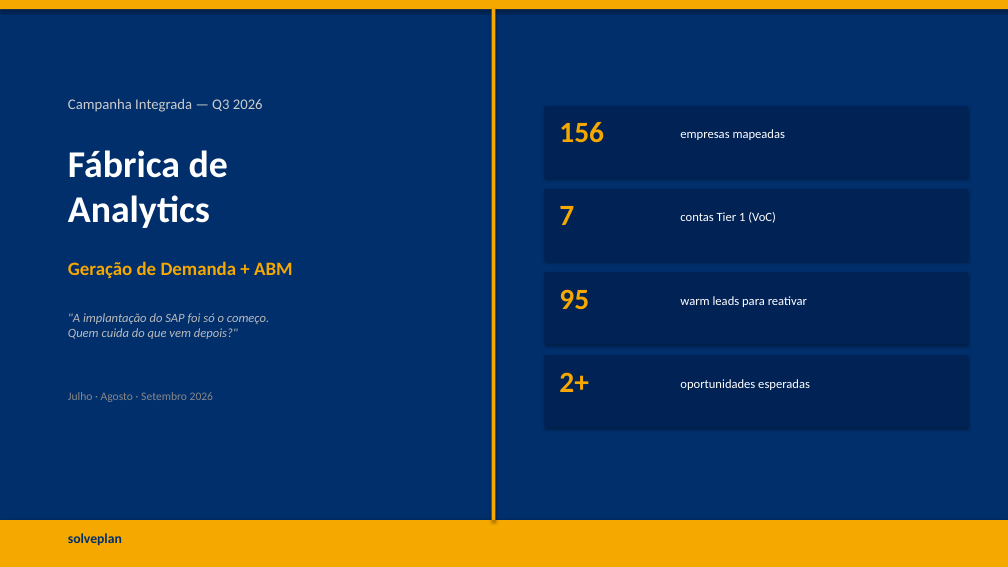
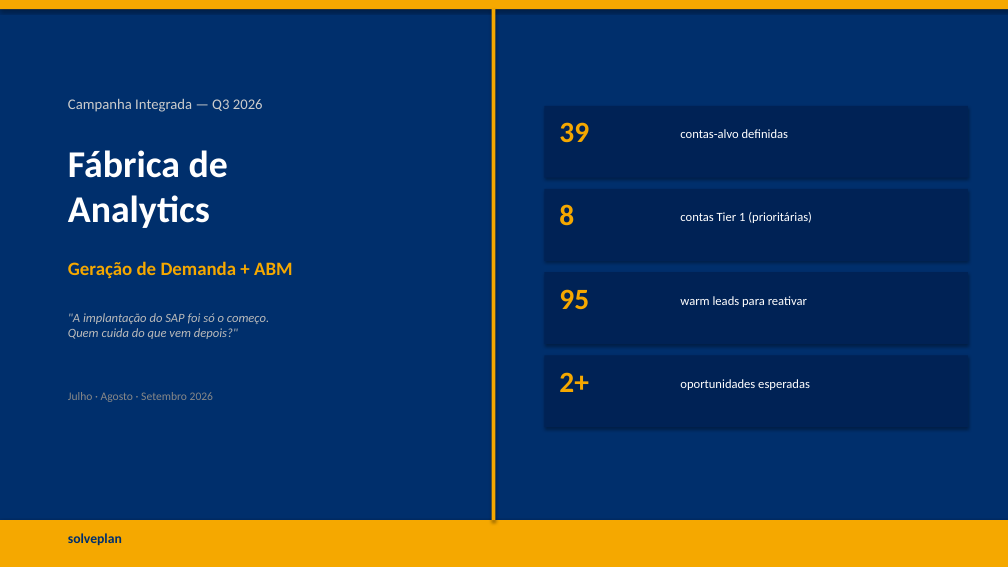
Before and after one commit to frsant96-gif/marketing-agents, a slide deck: slide 1 of marketing/campanhas/fabrica-de-analytics-q3-2026/Fabrica_Analytics_ABM_Q3_2026.pptx. Drawn at 1008x567 pixels with LibreOffice and Linux fonts; fonts in the diff are those of the drawing. Boxes give left, top, right and bottom in pixels: in the first picture for what was removed or moved away, otherwise in the second. Text is boxed around its words. In the diff, an @@ line names an element or a change of style, - is before the commit and + after.

```diff
--- a/marketing/campanhas/fabrica-de-analytics-q3-2026/Fabrica_Analytics_ABM_Q3_2026.pptx
+++ b/marketing/campanhas/fabrica-de-analytics-q3-2026/Fabrica_Analytics_ABM_Q3_2026.pptx
@@ text at box(559, 122, 589, 143): text changed @@
-156
+39
@@ text at box(680, 129, 789, 138): text changed @@
-empresas mapeadas
+contas-alvo definidas
@@ text at box(559, 204, 574, 226): text changed @@
-7
+8
@@ text at box(680, 212, 812, 223): text changed @@
-contas Tier 1 (VoC)
+contas Tier 1 (prioritárias)
```
Also in this commit, not shown: 4 other slides changed, 1 other file.
